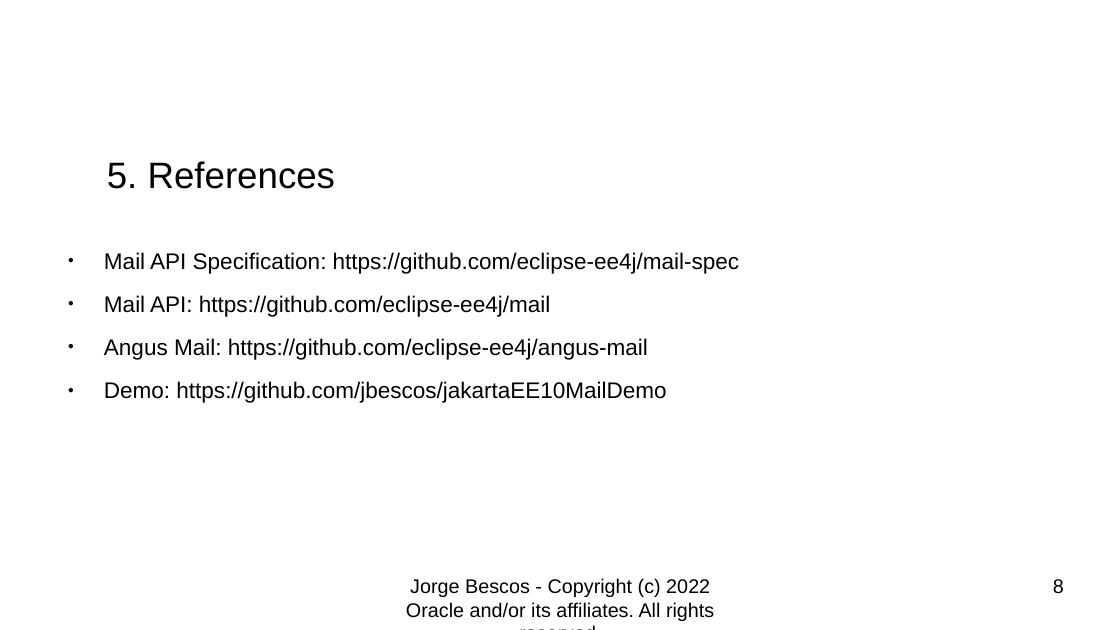
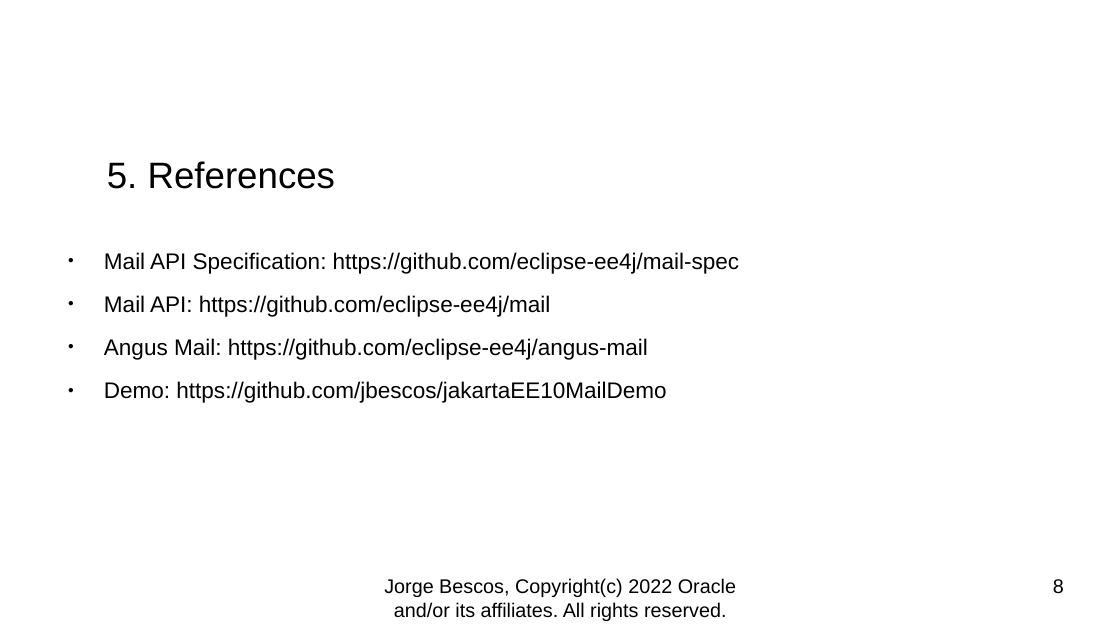
Before and after one commit to jbescos/jakartaEE10MailDemo, a slide deck: slide 8 of presentation/presentation.odp. Drawn at 1120x630 pixels with LibreOffice and Linux fonts; fonts in the diff are those of the drawing; background and template pictures are left out. Boxes give left, top, right and bottom in pixels: in the first picture for what was removed or moved away, otherwise in the second. Text is boxed around its words. In the diff, an @@ line names an element or a change of style, - is before the commit and + after.

Commit message:
Presentation fix

```diff
--- a/presentation/presentation.odp
+++ b/presentation/presentation.odp
@@ text at (384, 578, 736, 621): text changed @@
-Jorge Bescos - Copyright (c) 2022 Oracle and/or its affiliates. All rights reserved.
+Jorge Bescos, Copyright(c) 2022 Oracle and/or its affiliates. All rights reserved.
```
Also in this commit, not shown: 7 other slides changed, 1 other file.
